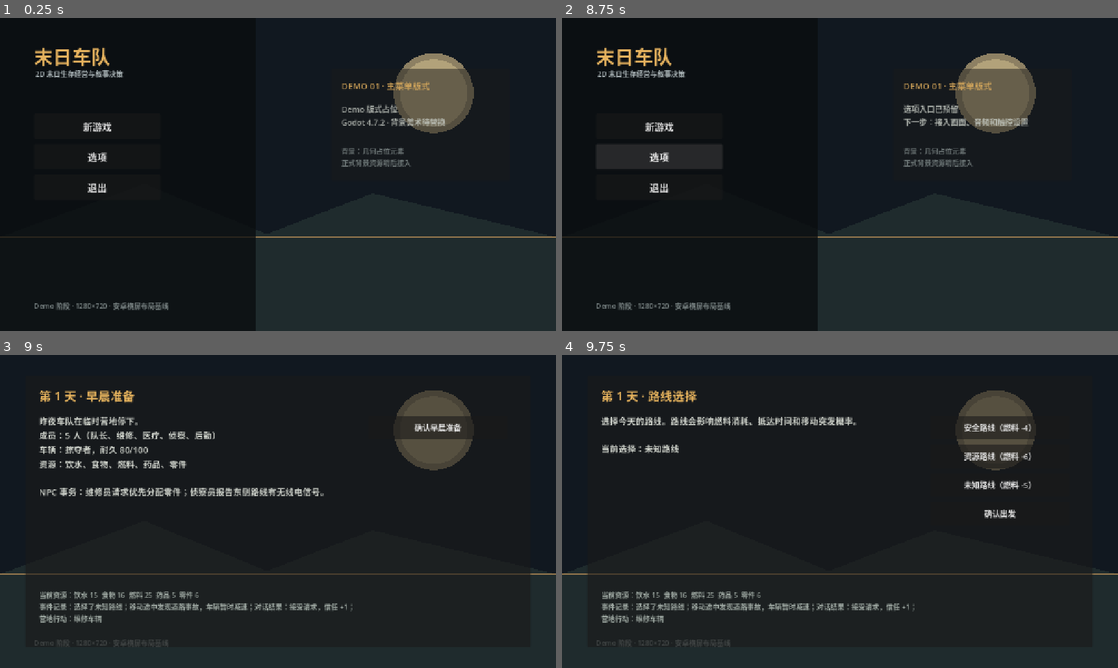
Above: before the commit, frames 1-4 (two rows, left to right).
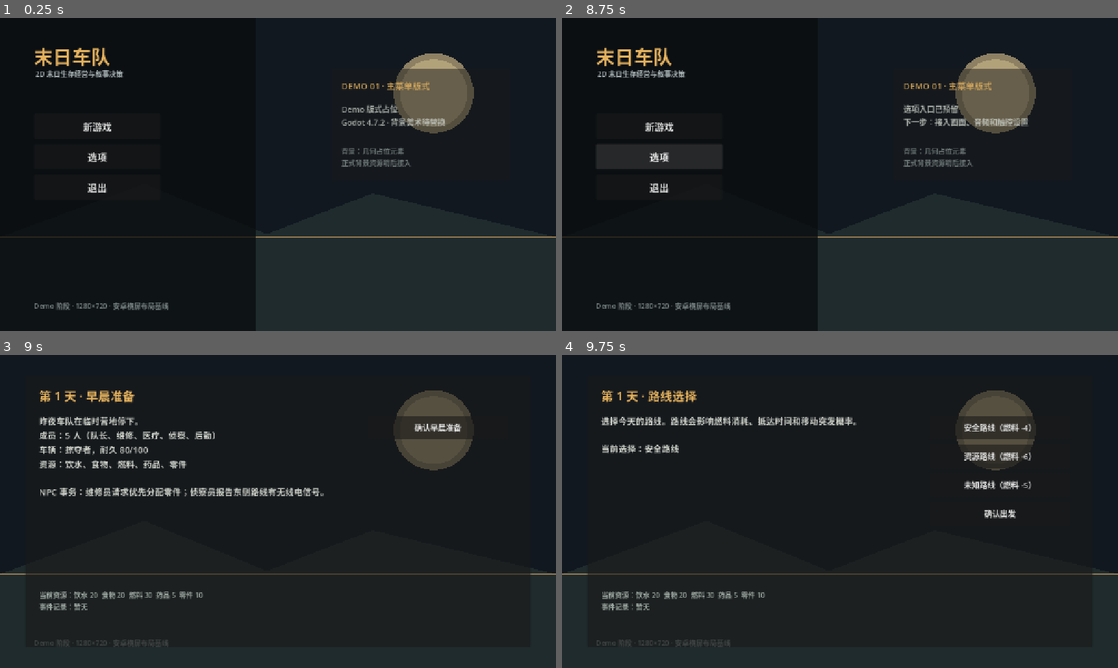
Above: after the commit, the same moments.

Repository: KaiKai306/doomsday-convoy-game
Game: Godot game, scene res://scenes/main.tscn
Same seed, same stepped clock (60 frames per second), same inputs: the game is played once before the commit and once after it.
Inputs:
- Up to frame 1 (0.25 s): no input
- Up to frame 2 (8.75 s): click "新游戏" at 0.5 s; click "确认早晨准备" at 1.25 s; click "安全路线（燃料 -4）" at 2 s; click "资源路线（燃料 -6）" at 2.75 s; click "未知路线（燃料 -5）" at 3.5 s; click "确认出发" at 4.25 s; click "继续前进" at 5 s; click "接受请求（零件 -2，信任 +1）" at 5.75 s; click "维修车辆（零件 -2，车辆状态 +10）" at 6.5 s; click "返回主菜单" at 7.25 s; click "选项" at 8 s
- Up to frame 3 (9 s): click "新游戏" at 8.75 s
- Up to frame 4 (9.75 s): click "确认早晨准备" at 9.5 s

Frames 1-2 are identical in both runs. In frame 3, 1.0% of the frame differs, in the area x 7-64%, y 75-86%; in frame 4, 1.0%, in the area x 7-64%, y 28-86%.

Commit message:
refactor: separate day loop rules and add tests

Diff:
--- /dev/null
+++ b/src/core/day_loop.gd
@@ -0,0 +1,67 @@
+class_name DayLoop
+extends RefCounted
+
+## 一天 Demo 的规则层。UI 只调用这些方法，不直接修改资源或事件记录。
+
+var state: GameState
+var route_choice: String = "安全路线"
+var event_log: Array[String] = []
+
+func _init(game_state: GameState) -> void:
+	state = game_state
+
+func start_new_game() -> void:
+	state.reset()
+	route_choice = "安全路线"
+	event_log.clear()
+
+func choose_route(route_name: String) -> void:
+	if route_name not in ["安全路线", "资源路线", "未知路线"]:
+		return
+	route_choice = route_name
+
+func start_travel() -> void:
+	_consume_resource("fuel", route_fuel_cost())
+	_add_event("选择了%s" % route_choice)
+	state.set_phase(GameState.Phase.TRAVEL)
+
+func resolve_travel_event() -> void:
+	_add_event("移动途中发现道路事故，车辆暂时减速")
+	state.set_phase(GameState.Phase.REST_STOP)
+
+func resolve_dialogue(result: String, parts_cost: int, trust_change: int) -> void:
+	_consume_resource("parts", parts_cost)
+	_add_event("对话结果：%s，信任 %+d" % [result, trust_change])
+	state.set_phase(GameState.Phase.CAMP_ACTION)
+
+func perform_camp_action(action_name: String, parts_cost: int) -> void:
+	_consume_resource("parts", parts_cost)
+	_consume_resource("water", 5)
+	_consume_resource("food", 4)
+	_add_event("营地行动：%s" % action_name)
+	state.set_phase(GameState.Phase.NIGHT_SETTLEMENT)
+
+func route_fuel_cost() -> int:
+	match route_choice:
+		"资源路线": return 6
+		"未知路线": return 5
+		_: return 4
+
+func resources_text() -> String:
+	return "饮水 %d  食物 %d  燃料 %d  药品 %d  零件 %d" % [
+		state.resources["water"], state.resources["food"], state.resources["fuel"],
+		state.resources["medicine"], state.resources["parts"]
+	]
+
+func event_log_text() -> String:
+	if event_log.is_empty():
+		return "暂无"
+	return "；".join(event_log)
+
+func _consume_resource(resource_name: String, amount: int) -> void:
+	if amount <= 0:
+		return
+	state.resources[resource_name] = max(0, int(state.resources.get(resource_name, 0)) - amount)
+
+func _add_event(message: String) -> void:
+	event_log.append(message)
--- a/src/core/game_state.gd
+++ b/src/core/game_state.gd
@@ -7,31 +7,38 @@
 signal phase_changed(phase: Phase)
 
 enum Phase {
-    MORNING,
-    ROUTE_SELECTION,
-    TRAVEL,
-    REST_STOP,
-    CAMP_ACTION,
-    NIGHT_SETTLEMENT,
-    ENDING,
+	MORNING,
+	ROUTE_SELECTION,
+	TRAVEL,
+	REST_STOP,
+	CAMP_ACTION,
+	NIGHT_SETTLEMENT,
+	ENDING,
+}
+
+const DEFAULT_RESOURCES: Dictionary = {
+	"water": 20,
+	"food": 20,
+	"fuel": 30,
+	"medicine": 5,
+	"parts": 10,
 }
 
 var day: int = 1
 var phase: Phase = Phase.MORNING
-var resources: Dictionary = {
-    "water": 20,
-    "food": 20,
-    "fuel": 30,
-    "medicine": 5,
-    "parts": 10,
-}
+var resources: Dictionary = DEFAULT_RESOURCES.duplicate()
+
+func reset() -> void:
+	day = 1
+	phase = Phase.MORNING
+	resources = DEFAULT_RESOURCES.duplicate()
 
 func set_phase(next_phase: Phase) -> void:
-    if phase == next_phase:
-        return
-    phase = next_phase
-    phase_changed.emit(phase)
+	if phase == next_phase:
+		return
+	phase = next_phase
+	phase_changed.emit(phase)
 
 func advance_day() -> void:
-    day += 1
-    day_changed.emit(day)
+	day += 1
+	day_changed.emit(day)
--- a/src/ui/main_menu.gd
+++ b/src/ui/main_menu.gd
@@ -8,18 +8,18 @@
 @onready var demo_panel: Panel = $DemoPanel
 @onready var game_state: GameState = $GameState
 
+var _day_loop: DayLoop
 var _day_panel: Panel
 var _phase_title: Label
 var _phase_body: Label
 var _phase_hint: Label
 var _phase_actions: VBoxContainer
-var _route_choice: String = "安全路线"
-var _event_log: Array[String] = []
-
 func _ready() -> void:
 	status_label.text = "Demo 版式占位\nGodot 4.7.2 · 背景美术待替换"
 
 func _on_new_game_pressed() -> void:
+	_day_loop = DayLoop.new(game_state)
+	_day_loop.start_new_game()
 	menu.hide()
 	title_label.hide()
 	subtitle_label.hide()
@@ -76,20 +76,20 @@
 	game_state.set_phase(next_phase)
 	_clear_actions()
 	_phase_title.text = "第 %d 天 · %s" % [game_state.day, _phase_name(next_phase)]
-	_phase_hint.text = "当前资源：%s\n事件记录：%s" % [_resources_text(), _event_log_text()]
+	_phase_hint.text = "当前资源：%s\n事件记录：%s" % [_day_loop.resources_text(), _day_loop.event_log_text()]
 
 	match next_phase:
 		GameState.Phase.MORNING:
 			_phase_body.text = "昨夜车队在临时营地停下。\n成员：5 人（队长、维修、医疗、侦察、后勤）\n车辆：掠夺者，耐久 80/100\n资源：饮水、食物、燃料、药品、零件\n\nNPC 事务：维修员请求优先分配零件；侦察员报告东侧路线有无线电信号。"
 			_add_action("确认早晨准备", func(): _show_phase(GameState.Phase.ROUTE_SELECTION))
 		GameState.Phase.ROUTE_SELECTION:
-			_phase_body.text = "选择今天的路线。路线会影响燃料消耗、抵达时间和移动突发概率。\n\n当前选择：%s" % _route_choice
+			_phase_body.text = "选择今天的路线。路线会影响燃料消耗、抵达时间和移动突发概率。\n\n当前选择：%s" % _day_loop.route_choice
 			_add_action("安全路线（燃料 -4）", func(): _choose_route("安全路线"))
 			_add_action("资源路线（燃料 -6）", func(): _choose_route("资源路线"))
 			_add_action("未知路线（燃料 -5）", func(): _choose_route("未知路线"))
 			_add_action("确认出发", func(): _start_travel())
 		GameState.Phase.TRAVEL:
-			_phase_body.text = "车队正在沿“%s”前进……\n\n移动阶段暂时不打开完整对话菜单，只处理预设行动和即时突发。" % _route_choice
+			_phase_body.text = "车队正在沿“%s”前进……\n\n移动阶段暂时不打开完整对话菜单，只处理预设行动和即时突发。" % _day_loop.route_choice
 			_add_action("继续前进", func(): _finish_travel())
 		GameState.Phase.REST_STOP:
 			_phase_body.text = "车队抵达停歇点。维修员希望立即使用零件修复车辆。你可以接受、拒绝或暂缓处理。"
@@ -102,32 +102,27 @@
 			_add_action("阅读技术手册（知识 +1）", func(): _camp_action("阅读技术手册", 0))
 			_add_action("让成员休息（疲劳 -1）", func(): _camp_action("让成员休息", 0))
 		GameState.Phase.NIGHT_SETTLEMENT:
-			_phase_body.text = "夜间结算完成。今天的选择已经写入事件记录，资源会在下一天继续消耗。\n\n%s" % _event_log_text()
+			_phase_body.text = "夜间结算完成。今天的选择已经写入事件记录，资源会在下一天继续消耗。\n\n%s" % _day_loop.event_log_text()
 			_add_action("返回主菜单", func(): _return_to_menu())
 
 func _choose_route(route_name: String) -> void:
-	_route_choice = route_name
+	_day_loop.choose_route(route_name)
 	_show_phase(GameState.Phase.ROUTE_SELECTION)
 
 func _start_travel() -> void:
-	game_state.resources["fuel"] = max(0, int(game_state.resources["fuel"]) - _route_fuel_cost())
-	_event_log.append("选择了%s" % _route_choice)
+	_day_loop.start_travel()
 	_show_phase(GameState.Phase.TRAVEL)
 
 func _finish_travel() -> void:
-	_event_log.append("移动途中发现道路事故，车辆暂时减速")
+	_day_loop.resolve_travel_event()
 	_show_phase(GameState.Phase.REST_STOP)
 
 func _resolve_dialogue(result: String, parts_cost: int, trust_change: int) -> void:
-	game_state.resources["parts"] = max(0, int(game_state.resources["parts"]) - parts_cost)
-	_event_log.append("对话结果：%s，信任 %+d" % [result, trust_change])
+	_day_loop.resolve_dialogue(result, parts_cost, trust_change)
 	_show_phase(GameState.Phase.CAMP_ACTION)
 
 func _camp_action(action_name: String, parts_cost: int) -> void:
-	game_state.resources["parts"] = max(0, int(game_state.resources["parts"]) - parts_cost)
-	_event_log.append("营地行动：%s" % action_name)
-	game_state.resources["water"] = max(0, int(game_state.resources["water"]) - 5)
-	game_state.resources["food"] = max(0, int(game_state.resources["food"]) - 4)
+	_day_loop.perform_camp_action(action_name, parts_cost)
 	_show_phase(GameState.Phase.NIGHT_SETTLEMENT)
 
 func _return_to_menu() -> void:
@@ -139,6 +134,7 @@
 	subtitle_label.show()
 	shade.show()
 	demo_panel.show()
+	_day_loop = null
 	status_label.text = "Demo 已完成第 1 天\n可以再次开始测试"
 
 func _clear_actions() -> void:
@@ -163,23 +159,6 @@
 		GameState.Phase.NIGHT_SETTLEMENT: return "夜间结算"
 		_: return "结束"
 
-func _route_fuel_cost() -> int:
-	match _route_choice:
-		"资源路线": return 6
-		"未知路线": return 5
-		_: return 4
-
-func _resources_text() -> String:
-	return "饮水 %d  食物 %d  燃料 %d  药品 %d  零件 %d" % [
-		game_state.resources["water"], game_state.resources["food"], game_state.resources["fuel"],
-		game_state.resources["medicine"], game_state.resources["parts"]
-	]
-
-func _event_log_text() -> String:
-	if _event_log.is_empty():
-		return "暂无"
-	return "；".join(_event_log)
-
 func _draw() -> void:
 	# 临时背景只使用几何图形，正式背景资源稍后替换。
 	draw_rect(Rect2(Vector2.ZERO, size), Color("111820"))
--- /dev/null
+++ b/tests/run_day_loop_test.gd
@@ -0,0 +1,51 @@
+extends SceneTree
+
+var _failures: int = 0
+
+func _init() -> void:
+	var state: GameState = GameState.new()
+	var loop: DayLoop = DayLoop.new(state)
+	loop.start_new_game()
+	_check(state.day == 1, "新游戏从第 1 天开始")
+	_check(state.phase == GameState.Phase.MORNING, "新游戏从早晨阶段开始")
+	_check(state.resources["fuel"] == 30, "新游戏燃料为 30")
+
+	loop.choose_route("未知路线")
+	loop.start_travel()
+	_check(state.phase == GameState.Phase.TRAVEL, "确认路线后进入移动阶段")
+	_check(state.resources["fuel"] == 25, "未知路线消耗 5 燃料")
+
+	loop.resolve_travel_event()
+	_check(state.phase == GameState.Phase.REST_STOP, "移动突发后抵达停歇点")
+	loop.resolve_dialogue("接受请求", 2, 1)
+	_check(state.phase == GameState.Phase.CAMP_ACTION, "对话后进入营地行动")
+	_check(state.resources["parts"] == 8, "对话正确消耗零件")
+
+	loop.perform_camp_action("维修车辆", 2)
+	_check(state.phase == GameState.Phase.NIGHT_SETTLEMENT, "营地行动后进入夜间结算")
+	_check(state.resources["water"] == 15, "营地行动消耗饮水")
+	_check(state.resources["food"] == 16, "营地行动消耗食物")
+	_check(state.resources["parts"] == 6, "营地行动正确消耗零件")
+
+	state.resources["water"] = 0
+	state.resources["food"] = 0
+	state.resources["parts"] = 0
+	loop.perform_camp_action("让成员休息", 2)
+	_check(state.resources["water"] == 0, "资源不会扣成负数：饮水")
+	_check(state.resources["food"] == 0, "资源不会扣成负数：食物")
+	_check(state.resources["parts"] == 0, "资源不会扣成负数：零件")
+	_check(loop.event_log.size() == 5, "事件日志记录路线、突发、对话和两次行动")
+
+	if _failures == 0:
+		print("DAY_LOOP_TEST_PASS")
+	else:
+		printerr("DAY_LOOP_TEST_FAIL count=%d" % _failures)
+	loop = null
+	state.free()
+	quit(_failures)
+
+func _check(condition: bool, message: String) -> void:
+	if condition:
+		return
+	_failures += 1
+	printerr("FAIL: %s" % message)
Not shown, added: src/core/day_loop.gd.uid
Not shown, added: tests/run_day_loop_test.gd.uid
Not shown, changed: .docs/开发/02_技术架构与目录约定.md
Not shown, changed: .docs/开发/05_开发进度交接.md
Not shown, changed: README.md
